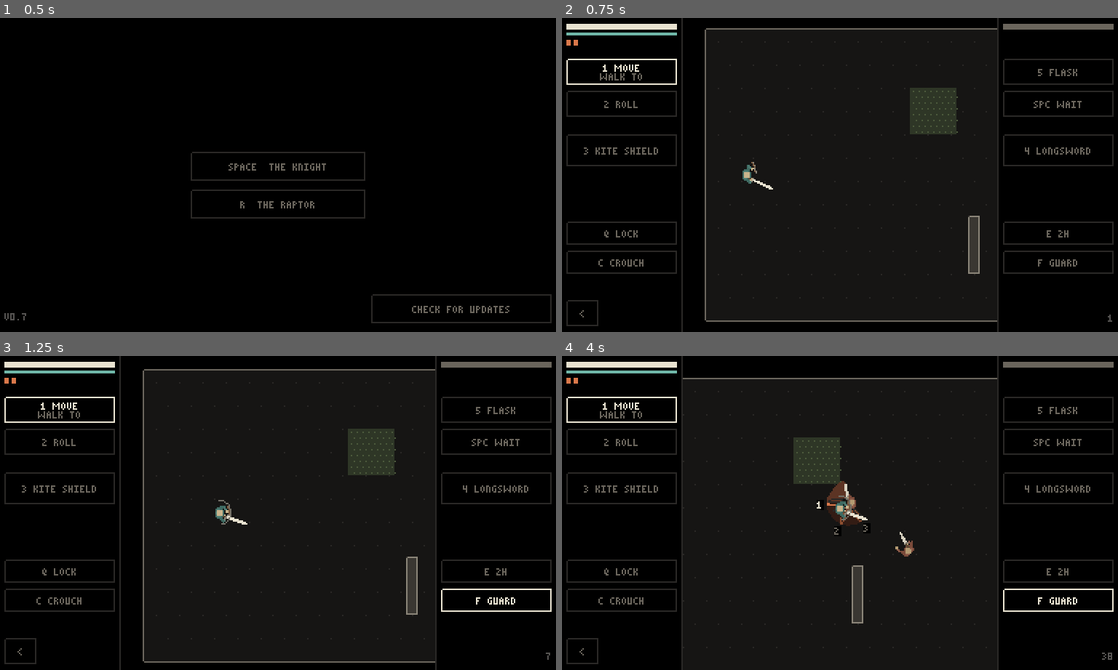
Above: before the commit, frames 1-4 (two rows, left to right).
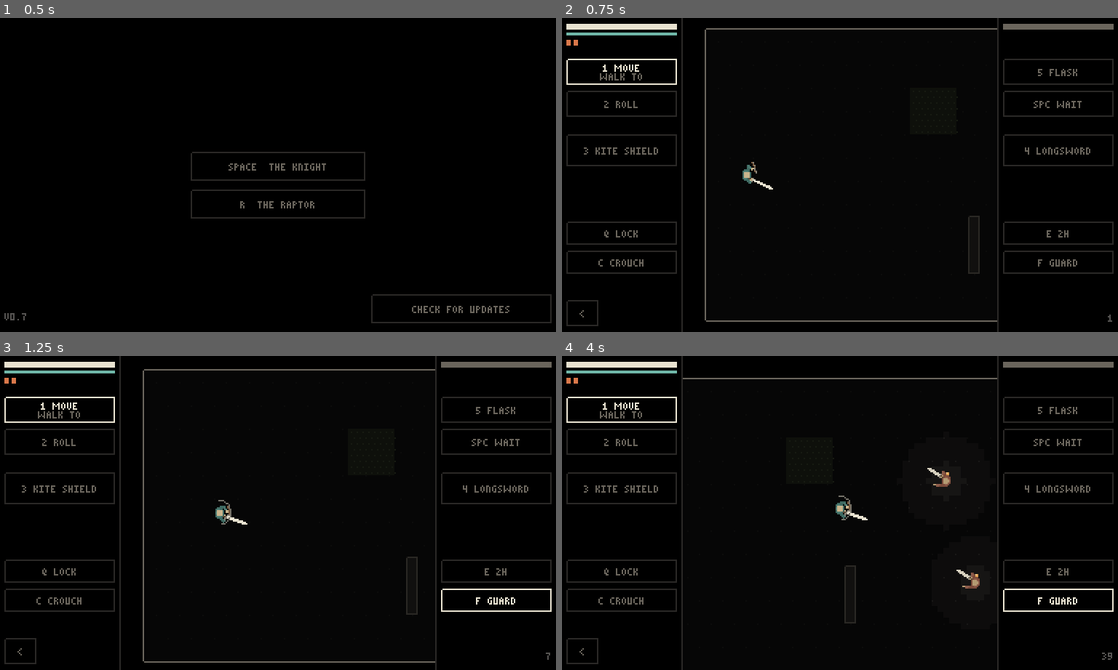
Above: after the commit, the same moments.

Repository: Martin-Hourigan/Pack-hero
Game: Godot game, scene res://scenes/duel.tscn
The game is run twice, just before and just after one commit, with the same random seed, the same clock (stepped at 60 frames per second) and the same inputs.
Inputs (mouse positions are in pixels of both pictures, inside the frame that each line leads up to):
- Up to frame 1 (0.5 s): no input
- Up to frame 2 (0.75 s): tap Enter at 0.5, 0.6 s; move the mouse to (962, 159) at 0.52 s; hold Right from 0.53 s (still down); click (962, 159) at 0.67 s
- Up to frame 3 (1.25 s): keep holding Right; tap Space at 0.77, 1.07 s; tap F at 0.8 s
- Up to frame 4 (4 s): release Right at 1.25 s; drag from (728, 528) to (812, 575) at 1.27 s; move the mouse to (895, 443) at 2.02 s; hold Right 2.03-2.75 s; tap R at 2.1 s; click (895, 443) at 2.17 s; tap E at 2.3 s; drag from (812, 575) to (673, 465) at 2.77 s; move the mouse to (1006, 560) at 3.52 s; hold Left from 3.53 s (still down); tap Space at 3.6, 3.77 s; click (1006, 560) at 3.67 s; tap Enter at 3.8 s

Frame 1 is identical in both runs. In frame 2, 1.8% of the frame differs, in the area x 28-77%, y 7-90%; in frame 3, 1.8%; in frame 4, 2.5%, in the area x 21-99%, y 11-97%.

Commit message:
Light: torches, lanterns, a campfire, shadows, the sun; seen from less far in the dark

Diff:
--- a/scripts/acts.gd
+++ b/scripts/acts.gd
@@ -75,7 +75,9 @@
 ## each area (the run starts in the first). pillars: Rect2s that block
 ## walking, shots and sight. shrubs: Rect2s you can walk through that hide
 ## what's in them (shots go through). low walls: Rect2s that block walking
-## (shots go over). Both: see LOW_SHADOW. foes: {k (Acts.FOES), at, a (facing; left if
+## (shots go over). Both: see LOW_SHADOW. LIGHT: dark: true for a map
+## lit only by its lights (else it's all lit); sun: an Acts.SUNS key
+## instead (outside); lights: {k (Acts.LIGHTS), at}. foes: {k (Acts.FOES), at, a (facing; left if
 ## not said)}. All PLACEHOLDER.
 const MAP := {
 	"areas": [Rect2(0, 0, 360, 200), Rect2(420, 0, 420, 260), Rect2(400, 320, 460, 320), Rect2(0, 380, 360, 200)],
@@ -87,6 +89,13 @@
 	"pillars": [Rect2(600, 100, 40, 60), Rect2(520, 460, 36, 36), Rect2(700, 380, 36, 80)],
 	"shrubs": [Rect2(140, 40, 32, 32), Rect2(500, 180, 32, 32), Rect2(460, 560, 32, 32)],
 	"low walls": [Rect2(180, 128, 8, 40), Rect2(680, 60, 8, 40), Rect2(580, 360, 8, 40), Rect2(760, 500, 40, 8)],
+	"dark": true,
+	# A torch either side of each door, on the side you come to it from;
+	# a campfire in the second area.
+	"lights": [{"k": "torch", "at": Vector2(356, 74)}, {"k": "torch", "at": Vector2(356, 126)},
+		{"k": "torch", "at": Vector2(602, 256)}, {"k": "torch", "at": Vector2(654, 256)},
+		{"k": "torch", "at": Vector2(404, 454)}, {"k": "torch", "at": Vector2(404, 506)},
+		{"k": "campfire", "at": Vector2(700, 140)}],
 	"foes": [{"k": "soldier", "at": Vector2(250, 70)}, {"k": "soldier", "at": Vector2(270, 140)},
 		{"k": "soldier", "at": Vector2(720, 80)}, {"k": "spearman", "at": Vector2(740, 200)},
 		{"k": "archer", "at": Vector2(810, 140)},
@@ -114,6 +123,29 @@
 const NOISE_BAND := 30.0
 ## Line of sight is worked out in squares this many px across.
 const FOG := 4
+
+## LIGHT: each square is lit, dim or dark. A light: lit within `lit` px,
+## dim out to `dim` px; walls, pillars and closed doors throw shadows.
+## Every enemy carries a lantern. PLACEHOLDER.
+const LIGHTS := {
+	"torch": {"lit": 24.0, "dim": 56.0},
+	"campfire": {"lit": 40.0, "dim": 88.0},
+	"lantern": {"lit": 12.0, "dim": 32.0},
+}
+## Outside, the sun: all lit, but walls, pillars and closed doors throw a
+## shadow (dim) `len` px long away from where it is (`from`, degrees: 0 =
+## east, 90 = south). Overhead, no shadows (trees will, later).
+## PLACEHOLDER.
+const SUNS := {
+	"noon": {"from": 0.0, "len": 0.0},
+	"morning": {"from": 0.0, "len": 24.0},
+	"evening": {"from": 180.0, "len": 24.0},
+}
+## Someone dim is seen only within DIM_SIGHT px, dark within DARK_SIGHT
+## (lit: as far as the one looking sees). The same for everyone.
+## PLACEHOLDER.
+const DIM_SIGHT := 80.0
+const DARK_SIGHT := 40.0
 
 # ---------------------------------------------------------------- levels
 ## A won fight is a level. Every level you pick a stat; every third level,
--- a/scripts/duel.gd
+++ b/scripts/duel.gd
@@ -88,6 +88,9 @@
 var sight := PackedByteArray()  # the squares seen now
 var fog_size := Vector2i.ZERO  # squares across, down
 var solid := PackedByteArray()  # each square: OPEN, WALL, PILLAR, DOOR (closed), LOW, SHRUB
+var light := PackedByteArray()  # each square: 0 dark, 1 dim, 2 lit (now)
+var fixed_light := PackedByteArray()  # the same from the sun and the lights that stay put
+var lights: Array = []  # {k (Acts.LIGHTS), at}
 var touches := PackedByteArray()  # each square: which sides (bits) are next to one sight stops at
 var paths := AStarGrid2D.new()  # the squares a body's middle can go (room to spare)
 
@@ -113,6 +116,7 @@
 	pillars = map.get("pillars", [])
 	shrubs = map.get("shrubs", [])
 	low_walls = map.get("low walls", [])
+	lights = map.get("lights", [])
 	for dr in map.get("doors", []):
 		doors.append({"rect": dr["rect"], "open": false, "boss": dr.get("boss", false), "shut": false})
 	if map.has("boss"):
@@ -127,6 +131,7 @@
 		m.resize(fog_size.x * fog_size.y)
 		memory[room_i] = m
 	_build()
+	_light()
 	_look()
 	_sketches()
 
@@ -767,6 +772,7 @@
 	foe_started = foe_starts
 	if walking and foe_starts and String(hero.cur.get("k", "")) == "move":
 		hero.cur = {}
+	_light()
 	_look()
 	_sketches()
 	if target != null and (not target.alive() or not sees(target)):
@@ -937,6 +943,7 @@
 				if q.x >= 0 and q.y >= 0 and q.x < fog_size.x and q.y < fog_size.y and (CROUCH_SIGHT_STOPS >> solid[q.y * fog_size.x + q.x]) & 1:
 					bits |= 1 << b
 			touches[y * fog_size.x + x] = bits
+	_fixed_light()
 	paths = AStarGrid2D.new()
 	paths.region = Rect2i(Vector2i.ZERO, fog_size)
 	paths.cell_size = Vector2(f, f)
@@ -1088,14 +1095,14 @@
 ## of it, and it can see him.
 func spots(u: Unit) -> bool:
 	var v := hero.pos - u.pos
-	if v.length() > Acts.AGGRO or rad_to_deg(absf(angle_difference(u.ang, v.angle()))) > Acts.CONE / 2.0:
+	if v.length() > minf(Acts.AGGRO, seen_within(hero.pos, INF)) or rad_to_deg(absf(angle_difference(u.ang, v.angle()))) > Acts.CONE / 2.0:
 		return false
 	return sees_body(u, hero)
 
 
 ## Whether the hero can see enemy u now.
 func sees(u: Unit) -> bool:
-	return can_see(u.pos) and sees_body(hero, u)
+	return can_see(u.pos) and hero.pos.distance_to(u.pos) <= seen_within(u.pos, INF) and sees_body(hero, u)
 
 
 ## Whether a can see b: nothing in the way that hides (walls, pillars,
@@ -1157,6 +1164,78 @@
 		if r.has_point(a.lerp(b, float(i) / maxi(n, 1))):
 			return true
 	return false
+
+
+## LIGHT: how lit p is: 0 dark, 1 dim, 2 lit.
+func light_at(p: Vector2) -> int:
+	var q := square(p)
+	return light[q.y * fog_size.x + q.x]
+
+
+## How far someone at p can be seen from (as far as `sight` if lit).
+func seen_within(p: Vector2, sight: float) -> float:
+	return [Acts.DARK_SIGHT, Acts.DIM_SIGHT, sight][light_at(p)]
+
+
+## The light from the sun (or none) and the lights that stay put, after a
+## door changes.
+func _fixed_light() -> void:
+	var n := fog_size.x * fog_size.y
+	fixed_light.resize(n)
+	var sun: Dictionary = Acts.SUNS.get(map.get("sun", ""), {})
+	if sun.is_empty():
+		fixed_light.fill(0 if map.get("dark", false) else 2)
+	else:
+		fixed_light.fill(2)
+		var to := Vector2.from_angle(deg_to_rad(float(sun["from"])))
+		var far := float(sun["len"])
+		if far > 0.0:
+			for y in fog_size.y:
+				for x in fog_size.x:
+					var c := area.position + (Vector2(x, y) + Vector2(0.5, 0.5)) * Acts.FOG
+					var i := y * fog_size.x + x
+					if (SIGHT_STOPS >> solid[i]) & 1:
+						continue
+					var t := float(Acts.FOG)
+					while t <= far:
+						var q := square(c + to * t)
+						if (SIGHT_STOPS >> solid[q.y * fog_size.x + q.x]) & 1:
+							fixed_light[i] = 1
+							break
+						t += Acts.FOG
+	for l in lights:
+		_shine(fixed_light, l["at"], Acts.LIGHTS[l["k"]])
+
+
+## Light now: the fixed light and every enemy's lantern.
+func _light() -> void:
+	if fixed_light.size() != fog_size.x * fog_size.y:
+		_fixed_light()
+	light = fixed_light.duplicate()
+	for f in foes:
+		if f.alive():
+			_shine(light, f.pos, Acts.LIGHTS["lantern"])
+
+
+## Adds a light at p to `into`: lit near, dim further, not past what
+## throws a shadow (which is lit itself on the side facing it).
+func _shine(into: PackedByteArray, p: Vector2, l: Dictionary) -> void:
+	var dim := float(l["dim"])
+	var a := square(p - Vector2(dim, dim))
+	var b := square(p + Vector2(dim, dim))
+	for y in range(a.y, b.y + 1):
+		for x in range(a.x, b.x + 1):
+			var c := area.position + (Vector2(x, y) + Vector2(0.5, 0.5)) * Acts.FOG
+			var d := c.distance_to(p)
+			var i := y * fog_size.x + x
+			var v := 2 if d <= float(l["lit"]) else 1
+			if d > dim or into[i] >= v:
+				continue
+			var to := c
+			if (SIGHT_STOPS >> solid[i]) & 1:
+				to = c + (p - c).normalized() * Acts.FOG
+			if square(to) == square(p) or los(p, to):
+				into[i] = v
 
 
 ## Whether the hero can see p now.
--- a/scripts/duel_main.gd
+++ b/scripts/duel_main.gd
@@ -35,7 +35,8 @@
 ## Dev flags (after --): --duel (straight in), --seed=N, --at=x,y (the hero
 ## there), --knight=sweep / backhand / overhead (he starts it now),
 ## --foes=soldier,spearman,archer (them in the old arena instead of the
-## run), --room=N (start in the map's area N, from 0),
+## run), --room=N (start in the map's area N, from 0), --sun=morning (the map
+## outside: an Acts.SUNS key),
 ## --steps=N (play N steps first), --tool=right:light (picked) with
 ## --mouse=x,y (aimed there), --touch, --blocking (GUARD on), --lock (LOCK on), --menu=right (that hand's menu open), --gear=left,right or
 ## left,left2,right,right2 (e.g. crossbow,staff; _ for a space; the slots
@@ -162,7 +163,11 @@
 
 
 func begin() -> void:
-	duel = Duel.new(int(flags.get("seed", "0")), gear, run_map(), int(flags.get("room", "0")), memory)
+	var m := run_map()
+	if flags.has("sun"):
+		m = m.duplicate()
+		m["sun"] = flags["sun"]  # dev: the map outside
+	duel = Duel.new(int(flags.get("seed", "0")), gear, m, int(flags.get("room", "0")), memory)
 	mode = "duel"
 	tool = "move"
 	u = 1.0
--- a/scripts/duel_view.gd
+++ b/scripts/duel_view.gd
@@ -21,6 +21,13 @@
 const LOW_EDGE := Color("#8a8478")
 ## Where an enemy was last seen: its puppet in one flat colour. PLACEHOLDER.
 const SKETCH := Color("#3a3732")
+## LIGHT: what's in sight and dim or dark is drawn darker (the puppets
+## aren't); torches, the campfire and the enemies' lanterns. PLACEHOLDER.
+const DIM_SHADE := 0.4
+const DARK_SHADE := 0.7
+const FLAME := Color("#e0a050")
+const FLAME_HOT := Color("#f2d08a")
+const WOOD := Color("#5a4632")
 
 var _fog_tex: ImageTexture
 var _fog_key := []  # what the fog texture was made from
@@ -86,9 +93,24 @@
 		var r: Rect2 = dr["rect"]
 		draw_rect(r, Pal.DANGER_DIM if dr["boss"] else Pal.DARK)
 		draw_rect(r.grow(-0.5), Pal.DANGER if dr["boss"] else Pal.DIM, false)
-
-
-## Never seen: blank. Seen before but not now: greyed.
+	var flick := int(main.clock * 8.0) % 2
+	for l in d.lights:
+		var at := _px(l["at"])
+		if l["k"] == "campfire":
+			for o in [Vector2(-4, 0), Vector2(4, 0), Vector2(0, -4), Vector2(0, 4), Vector2(-3, -3), Vector2(3, -3), Vector2(-3, 3), Vector2(3, 3)]:
+				draw_rect(Rect2(at + o, Vector2.ONE), Pal.DIM)
+			draw_rect(Rect2(at.x - 2, at.y, 5, 1), WOOD)
+			draw_rect(Rect2(at.x, at.y - 2, 1, 5), WOOD)
+			draw_rect(Rect2(at.x - 1, at.y - 1, 3, 2), FLAME)
+			draw_rect(Rect2(at.x - flick, at.y - 2, 1, 2), FLAME_HOT)
+		else:
+			draw_rect(Rect2(at.x, at.y, 1, 3), WOOD)
+			draw_rect(Rect2(at.x - 1, at.y - 2, 3, 2), FLAME)
+			draw_rect(Rect2(at.x, at.y - 2 - flick, 1, 1), FLAME_HOT)
+
+
+## Never seen: blank. Seen before but not now: greyed. In sight: darker
+## where it's dim or dark (and greyed no lighter than that).
 func _fog(d: Duel) -> void:
 	var key := [d, d.room_i, d.step_n]
 	if key != _fog_key:
@@ -98,7 +120,8 @@
 		for y in d.fog_size.y:
 			for x in d.fog_size.x:
 				var f := d.fog_at(x, y)
-				img.set_pixel(x, y, Color(0, 0, 0, 0) if f == 2 else (greyed if f == 1 else Pal.BG))
+				var shade: float = [DARK_SHADE, DIM_SHADE, 0.0][d.light[y * d.fog_size.x + x]]
+				img.set_pixel(x, y, Color(Pal.BG, shade) if f == 2 else (Color(Pal.BG, maxf(greyed.a, shade)) if f == 1 else Pal.BG))
 		if _fog_tex == null or _fog_tex.get_size() != Vector2(img.get_size()):
 			_fog_tex = ImageTexture.create_from_image(img)
 		else:
@@ -298,6 +321,11 @@
 	if u.flash >= 0.5:
 		o["all"] = Color.WHITE
 	RigArt.draw(self, d.art(u), Transform2D(a, Vector2(s, s), 0.0, _px(p)), o)
+	if u.side == "enemy":
+		# Its lantern, at its side.
+		var l := _px(p + Vector2.from_angle(a + PI / 2.0) * (Duel._radius(u) + 1.5))
+		draw_rect(Rect2(l, Vector2(2, 2)), FLAME)
+		draw_rect(Rect2(l, Vector2.ONE), FLAME_HOT)
 
 
 ## LOCK: a reticle on the enemy locked on to; picking one, the mouse is a
--- a/tests/duel_checks.gd
+++ b/tests/duel_checks.gd
@@ -468,6 +468,7 @@
 		d.step()
 	check(e.pos.distance_to(d.hero.pos) < far - 20.0, "an enemy comes round a pillar to you", str(e.pos))
 	_hiding()
+	_lighting()
 	# What's been seen is remembered after dying; the doors close again.
 	var seen_before := 0
 	for b in d.memory[0]:
@@ -505,6 +506,44 @@
 
 
 ## Hiding: the cone, low walls, shrubs; enemies turn so far a step.
+## LIGHT: lights, lanterns, shadows, the sun, and how far you're seen.
+func _lighting() -> void:
+	var m := {"area": Rect2(0, 0, 400, 200), "start": Vector2(40, 100), "dark": true,
+		"pillars": [Rect2(160, 80, 20, 40)],
+		"lights": [{"k": "torch", "at": Vector2(140, 100)}],
+		"foes": [{"k": "soldier", "at": Vector2(360, 100), "a": PI}]}
+	var d := Duel.new(1, Acts.HANDS, m)
+	var e: Unit = d.foes[0]
+	check(d.light_at(Vector2(140, 110)) == 2 and d.light_at(Vector2(140, 140)) == 1 and d.light_at(Vector2(40, 40)) == 0,
+		"a torch: lit near, dim further, dark past that")
+	check(d.light_at(Vector2(190, 100)) == 0, "a pillar throws a shadow")
+	check(d.light_at(e.pos) == 2, "an enemy's lantern lights it")
+	d.hero.pos = Vector2(300, 60)
+	d._look()
+	check(d.light_at(d.hero.pos) == 0 and not d.spots(e), "in the dark: not seen from 70 px")
+	d.hero.pos = Vector2(330, 80)
+	check(d.spots(e), "but seen near")
+	d.hero.pos = Vector2(80, 100)
+	e.pos = Vector2(260, 30)
+	d._light()
+	d._look()
+	check(d.can_see(e.pos) and d.light_at(e.pos) == 2 and d.sees(e), "a lantern: you see it from far off")
+	e.pos = Vector2(130, 60)
+	d.foes.erase(e)
+	d._light()
+	d.foes.append(e)
+	check(d.light_at(e.pos) == 1 and d.hero.pos.distance_to(e.pos) <= Acts.DIM_SIGHT and d.sees(e), "dim, and near enough: seen")
+	m.erase("dark")
+	m.erase("lights")
+	m["sun"] = "morning"
+	d = Duel.new(1, Acts.HANDS, m)
+	check(d.light_at(Vector2(150, 100)) == 1 and d.light_at(Vector2(190, 100)) == 2 and d.light_at(Vector2(40, 40)) == 2,
+		"the morning sun: a shadow on the far side of the pillar from it")
+	m["sun"] = "noon"
+	d = Duel.new(1, Acts.HANDS, m)
+	check(d.light_at(Vector2(155, 100)) == 2, "noon: no shadows")
+
+
 func _hiding() -> void:
 	var box := Rect2(90, 6, 204, 204)
 	check(DuelHud.edge(Vector2(192, 108), Vector2(400, 108), box) == Vector2(294, 108)
Not shown, changed: PLAN.md
